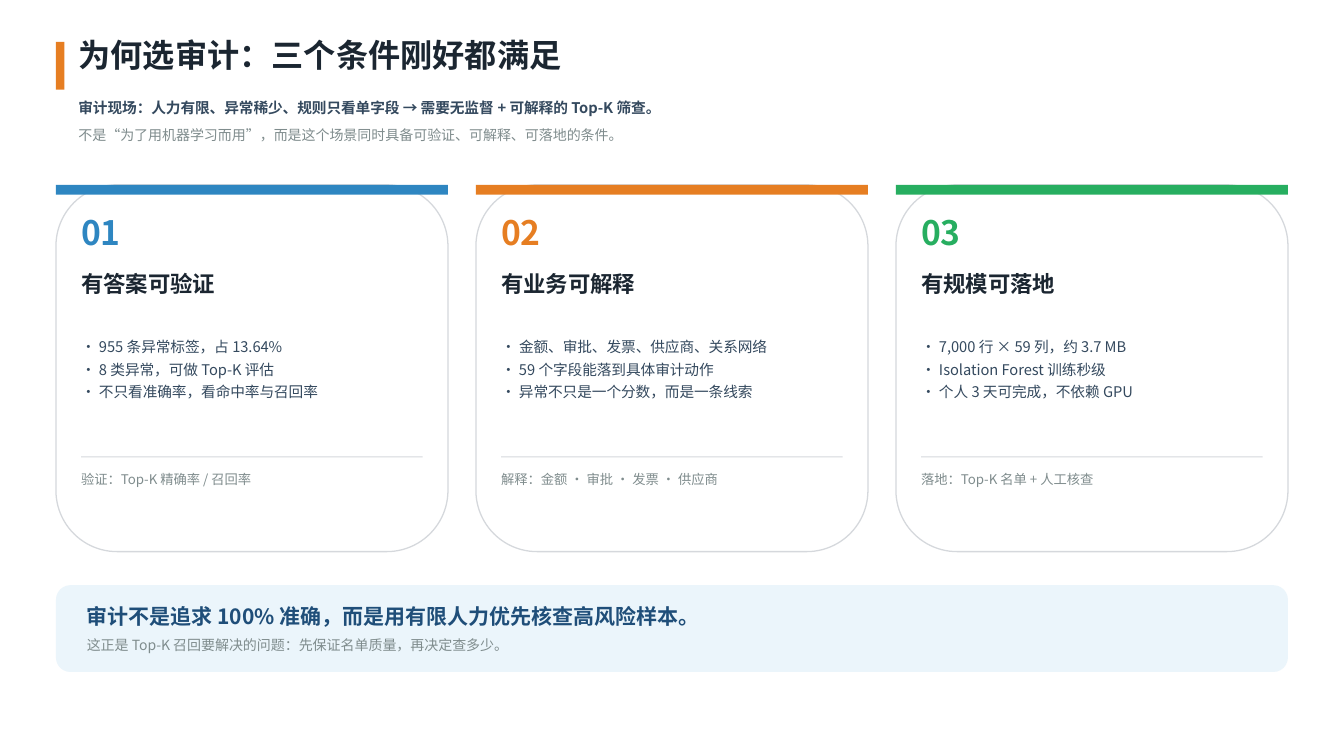
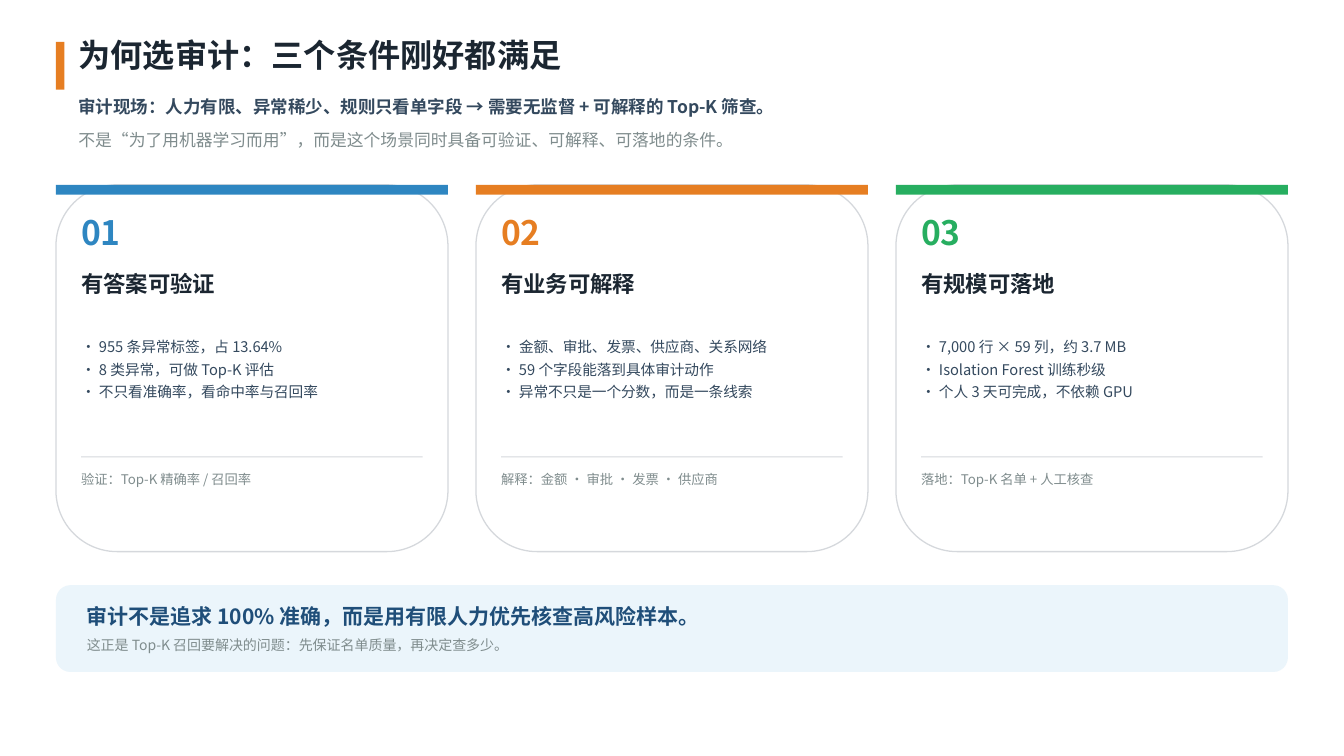
Before and after one commit to taoli20030201-star/Mode_test, a slide deck: slide 3 of audit_ml_project/outputs/report/智慧审计_机器学习_10页汇报.pptx. Drawn at 1344x756 pixels with LibreOffice and Linux fonts; fonts in the diff are those of the drawing. Boxes give left, top, right and bottom in pixels: in the first picture for what was removed or moved away, otherwise in the second. Text is boxed around its words. In the diff, an @@ line names an element or a change of style, - is before the commit and + after.

Commit message:
调大汇报 PPT 副标题字号，提升现场投影可读性

```diff
--- a/audit_ml_project/outputs/report/智慧审计_机器学习_10页汇报.pptx
+++ b/audit_ml_project/outputs/report/智慧审计_机器学习_10页汇报.pptx
@@ text "审计现场：人力有限、异常稀少、规则只看单字段 → 需要无监督 + 可解释的 ..." at (x1=78, y1=98, x2=774, y2=117): size 10.5 to 12.5 pt @@
@@ text "不是“为了用机器学习而用”，而是这个场景同时具备可验证、可解释、可落地的条件。" at (x1=78, y1=132, x2=732, y2=148): size 10 to 12 pt @@
```
Also in this commit, not shown: 11 other slides changed, 13 other files.
